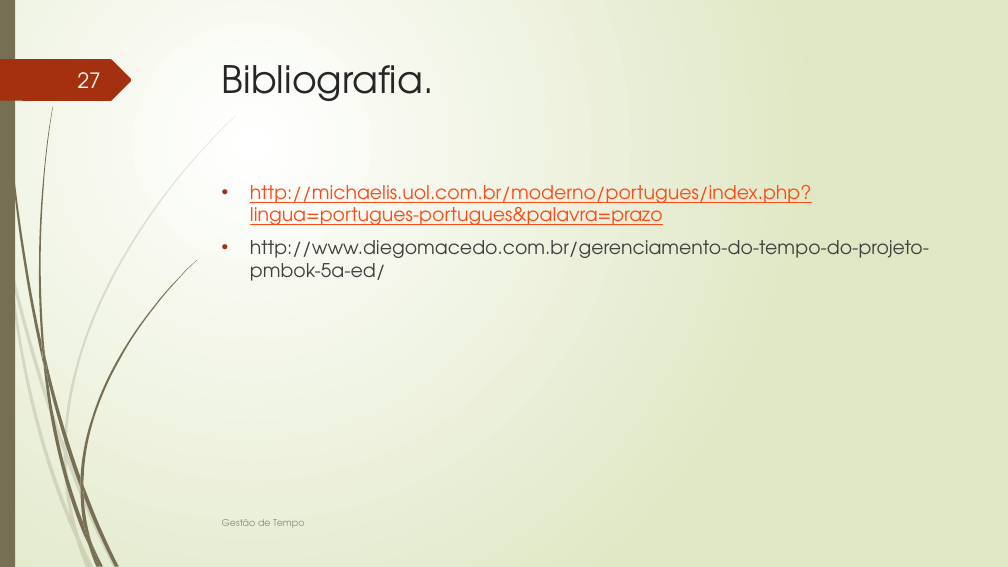
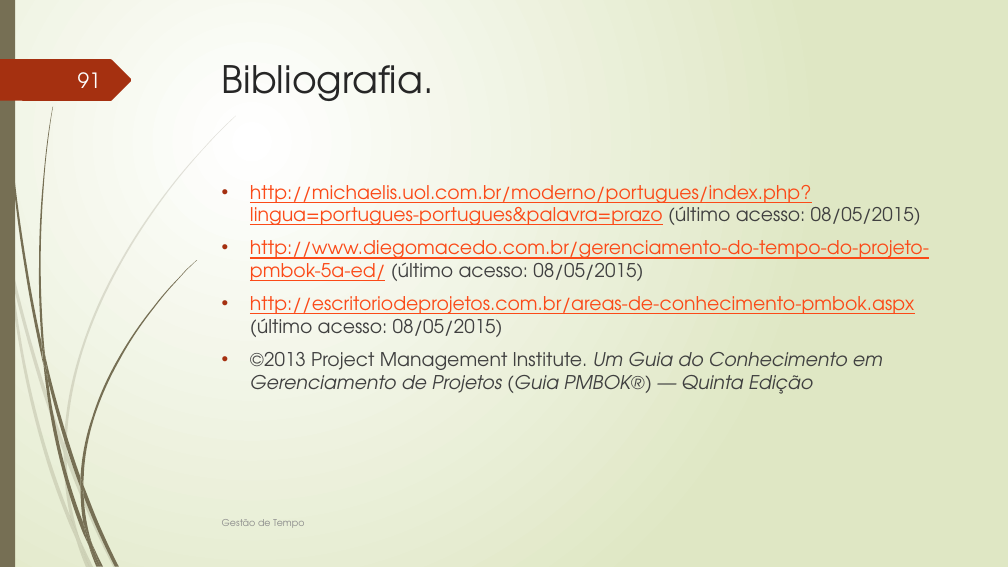
Before and after one commit to FabioMassaretto/GerenciamentoTempoProjeto, a slide deck: slide 91 of GERENCIAMENTO DO TEMPO DO PROJETO.pptx (slide 27 before the commit). Drawn at 1008x567 pixels with LibreOffice and Linux fonts; fonts in the diff are those of the drawing. Boxes give left, top, right and bottom in pixels: in the first picture for what was removed or moved away, otherwise in the second. Text is boxed around its words. In the diff, an @@ line names an element or a change of style, - is before the commit and + after.

```diff
--- a/GERENCIAMENTO DO TEMPO DO PROJETO.pptx
+++ b/GERENCIAMENTO DO TEMPO DO PROJETO.pptx
@@ page number at [78,72,101,88]: text changed @@
-27
+91
@@ text at [250,184,929,394]: text changed @@
-• http://michaelis.uol.com.br/moderno/portugues/index.php?lingua=portugues-portugues&palavra=prazo
-• http://www.diegomacedo.com.br/gerenciamento-do-tempo-do-projeto-pmbok-5a-ed/
+• http://michaelis.uol.com.br/moderno/portugues/index.php?lingua=portugues-portugues&palavra=prazo (último acesso: 08/05/2015)
+• http://www.diegomacedo.com.br/gerenciamento-do-tempo-do-projeto-pmbok-5a-ed/ (último acesso: 08/05/2015)
+• http://escritoriodeprojetos.com.br/areas-de-conhecimento-pmbok.aspx (último acesso: 08/05/2015)
+• ©2013 Project Management Institute. Um Guia do Conhecimento em Gerenciamento de Projetos (Guia PMBOK®) — Quinta Edição
```
Also in this commit, not shown: 23 other slides changed, 64 slides added.
